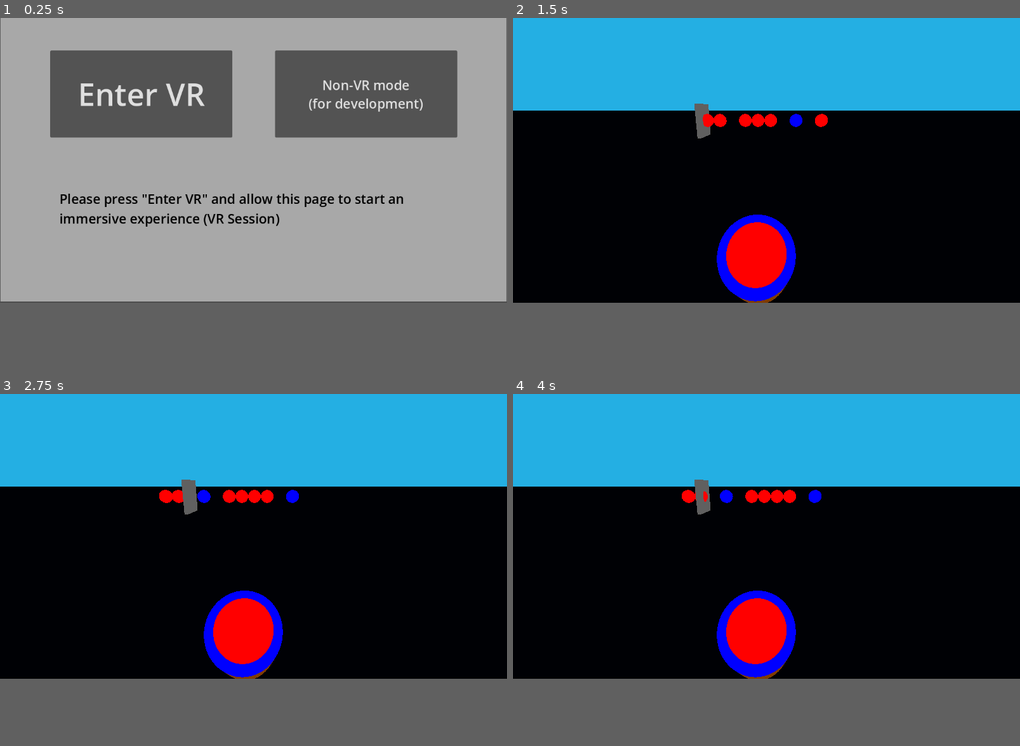
Above: before the commit, frames 1-4 (two rows, left to right).
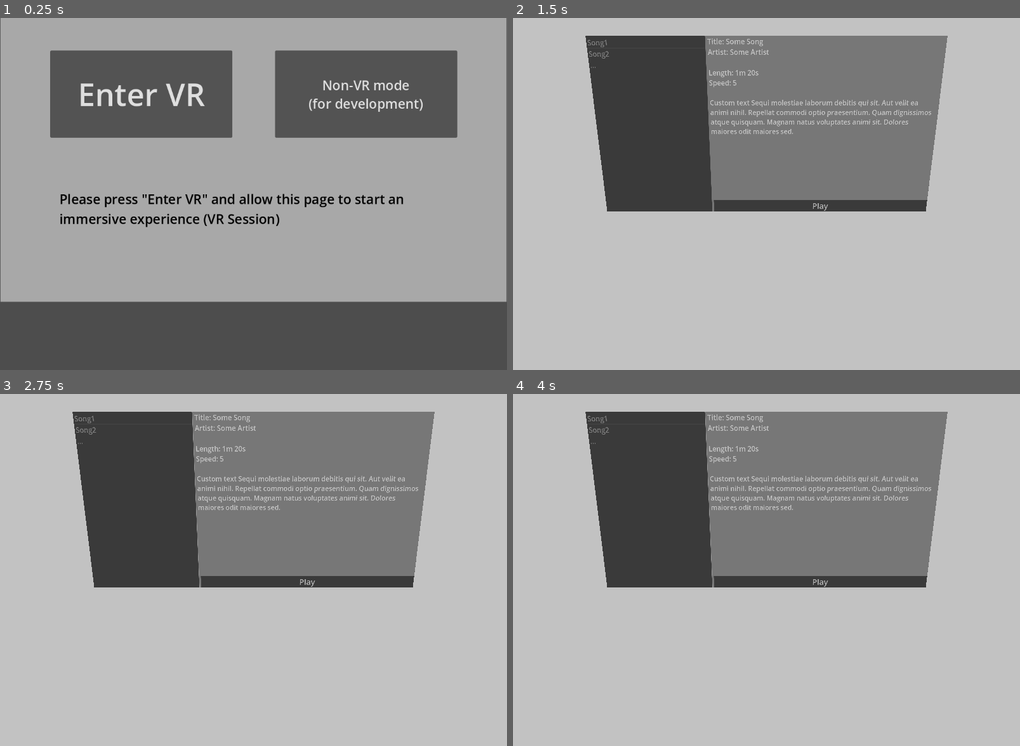
Above: after the commit, the same moments.

Repository: six-two/first-vr-test
Game: Godot game, scene res://menu/main_menu.tscn
Two runs of this game, one before a commit and one after it. Both use one fixed random seed, a clock stepped at 60 frames per second and the inputs below.
Inputs (mouse positions are in pixels of both pictures, inside the frame that each line leads up to):
- Up to frame 1 (0.25 s): no input
- Up to frame 2 (1.5 s): click "Non-VR mode (for development)" at 0.5 s; tap Enter at 1.25 s; move the mouse to (878, 144) at 1.27 s; hold D from 1.28 s (still down); tap F at 1.35 s; click (878, 144) at 1.42 s
- Up to frame 3 (2.75 s): move the mouse to (152, 548) at 2.02 s; release D at 2.03 s; hold S from 2.03 s (still down); tap F at 2.1 s; click (152, 548) at 2.17 s
- Up to frame 4 (4 s): move the mouse to (817, 474) at 2.77 s; release S at 2.78 s; hold D from 2.78 s (still down); tap F at 2.85, 3.6 s; click (817, 474) at 2.92 s; move the mouse to (741, 594) at 3.52 s; click (741, 594) at 3.67 s
In our replay, the window is 799x449 before the commit and 799x555 after it. These sizes can differ from the game's own. Grey fills any space a smaller window leaves; there, only what the larger window draws over its background counts as a difference.

The runs differ from the first frame. In frame 1, 0.9% of the frame differs, in the area x 0-100%, y 18-81%; in frame 2, 81%, in the area x 0-100%, y 0-81%; in frame 3, 81%; in frame 4, 81%.

Commit message:
Added a song selector (dummy) screen

Diff:
--- a/menu/main_menu.gd
+++ b/menu/main_menu.gd
@@ -2,6 +2,7 @@
 extends Node
 
 var webxr_interface
+var taiko_vr_song_menu = preload("res://taiko_vr/menu/song_menu.tscn")
 
 func _ready() -> void:
 	$VRButton.pressed.connect(self._on_button_vr_pressed)
@@ -30,15 +31,17 @@
 func _on_button_flat_pressed() -> void:
 	self.visible = false
 
-	if not has_node("TaikoVR"):
-		var new_scene = load("res://taiko_vr/taiko_xr_main.tscn").instantiate()
-		new_scene.name = "TaikoVR"
-		add_child(new_scene)
+	get_tree().change_scene_to_packed(taiko_vr_song_menu)
 
-		for camera in get_tree().get_nodes_in_group("Camera"):
-			# In non-VR mode, we simulate the perspective of a real player
-			camera.position.y = 1.8 # The average persion is around 1.8m tall
-			camera.rotation_degrees.x = -15 # look slightly down
+	#if not has_node("TaikoVR"):
+		#var new_scene = load("res://taiko_vr/taiko_xr_main.tscn").instantiate()
+		#new_scene.name = "TaikoVR"
+		#add_child(new_scene)
+		#
+		#for camera in get_tree().get_nodes_in_group("Camera"):
+			## In non-VR mode, we simulate the perspective of a real player
+			#camera.position.y = 1.8 # The average persion is around 1.8m tall
+			#camera.rotation_degrees.x = -15 # look slightly down
 
 
 func _on_button_vr_pressed() -> void:
@@ -78,10 +81,7 @@
 	print("Reference space type: " + webxr_interface.reference_space_type)
 
 	# Load the main game scene
-	if not has_node("TaikoVR"):
-		var new_scene = load("res://taiko_vr/taiko_xr_main.tscn").instantiate()
-		new_scene.name = "TaikoVR"
-		add_child(new_scene)
+	get_tree().change_scene_to_packed(taiko_vr_song_menu)
 
 func _webxr_session_ended() -> void:
 	self.visible = true
--- a/project.godot
+++ b/project.godot
@@ -19,6 +19,10 @@
 
 TaikoConst="*res://taiko_vr/constants.gd"
 
+[display]
+
+window/size/viewport_height=800
+
 [dotnet]
 
 project/assembly_name="First VR test"
--- /dev/null
+++ b/taiko_vr/assets/center_material.tres
@@ -0,0 +1,3 @@
+[gd_resource type="StandardMaterial3D" format=3 uid="uid://v5n2q7aqfx6d"]
+
+[resource]
--- /dev/null
+++ b/taiko_vr/assets/edge_material.tres
@@ -0,0 +1,5 @@
+[gd_resource type="StandardMaterial3D" format=3 uid="uid://divqa3crmqk7d"]
+
+[resource]
+shading_mode = 0
+albedo_color = Color(0, 0, 1, 1)
--- /dev/null
+++ b/taiko_vr/change_controller_color_listener.gd
@@ -0,0 +1,26 @@
+extends Node
+
+static var center_material = preload("res://taiko_vr/assets/center_material.tres")
+static var edge_material = preload("res://taiko_vr/assets/edge_material.tres")
+
+func init(drumb):
+	drumb.connect("drumb_center_hit", self._on_drumb_center_hit)
+	drumb.connect("drumb_edge_hit", self._on_drumb_edge_hit)
+	drumb.connect("drumb_exited", self._on_drumb_exited)
+
+func update_mesh_color(body : Area3D, new_material : Material) -> void:
+	var mesh = body.get_node("../MeshInstance3D")
+	if mesh:
+		mesh.material_override = new_material
+
+func _on_drumb_center_hit(body : Area3D):
+	#print("Center")
+	update_mesh_color(body, center_material)
+
+func _on_drumb_edge_hit(body):
+	#print("Edge")
+	update_mesh_color(body, edge_material)
+
+func _on_drumb_exited(body):
+	#print("Exited")
+	update_mesh_color(body, null)
--- a/taiko_vr/drumb.tscn
+++ b/taiko_vr/drumb.tscn
@@ -1,6 +1,8 @@
 [gd_scene load_steps=10 format=3 uid="uid://bo6t1gw5eket4"]
 
 [ext_resource type="Script" uid="uid://qiwsebo5cwpv" path="res://taiko_vr/drumb_events.gd" id="1_mcgeg"]
+[ext_resource type="Material" uid="uid://divqa3crmqk7d" path="res://taiko_vr/assets/edge_material.tres" id="2_328qm"]
+[ext_resource type="Material" uid="uid://v5n2q7aqfx6d" path="res://taiko_vr/assets/center_material.tres" id="3_r4x0l"]
 
 [sub_resource type="StandardMaterial3D" id="StandardMaterial3D_2obr2"]
 shading_mode = 0
@@ -12,13 +14,8 @@
 bottom_radius = 0.3
 height = 0.5
 
-[sub_resource type="StandardMaterial3D" id="StandardMaterial3D_mcgeg"]
-render_priority = -1
-shading_mode = 0
-albedo_color = Color(0, 0, 1, 1)
-
 [sub_resource type="CylinderMesh" id="CylinderMesh_0dg4t"]
-material = SubResource("StandardMaterial3D_mcgeg")
+material = ExtResource("2_328qm")
 top_radius = 0.3
 bottom_radius = 0.3
 height = 0.05
@@ -27,12 +24,8 @@
 height = 0.05
 radius = 0.3
 
-[sub_resource type="StandardMaterial3D" id="StandardMaterial3D_0dg4t"]
-shading_mode = 0
-albedo_color = Color(1, 0, 0, 1)
-
 [sub_resource type="CylinderMesh" id="CylinderMesh_oi1fg"]
-material = SubResource("StandardMaterial3D_0dg4t")
+material = ExtResource("3_r4x0l")
 top_radius = 0.23
 bottom_radius = 0.23
 height = 0.05
--- /dev/null
+++ b/taiko_vr/menu/menu_environment.tres
@@ -0,0 +1,5 @@
+[gd_resource type="Environment" format=3 uid="uid://b2nnm2yjt4f5v"]
+
+[resource]
+background_mode = 1
+background_color = Color(0.760297, 0.760297, 0.760297, 1)
--- /dev/null
+++ b/taiko_vr/menu/menu_theme.tres
@@ -0,0 +1,5 @@
+[gd_resource type="Theme" format=3 uid="uid://bpaigbsplgsv8"]
+
+[resource]
+default_base_scale = 5.0
+default_font_size = 40
--- /dev/null
+++ b/taiko_vr/menu/song_menu.gd
@@ -0,0 +1,71 @@
+extends Node3D
+
+func _ready():
+	var mat = StandardMaterial3D.new()
+	mat.albedo_texture = $SubViewport.get_texture()
+	$MenuScreen.material_override = mat
+	$MenuScreen/Area3D.add_to_group("menu_screen")
+
+#func _unhandled_input(event):
+	#if event is InputEventMouseButton and event.pressed:
+		#var from = $XROrigin3D/VrCamera.project_ray_origin(event.position)
+		#var to = from + $XROrigin3D/VrCamera.project_ray_normal(event.position) * 1000
+		#var space_state = get_world_3d().direct_space_state
+		#var ray = PhysicsRayQueryParameters3D(from, to)
+		#var result = space_state.intersect_ray(ray)
+#
+		#if result and result.collider == $MenuScreen:
+			#_handle_click_on_ui(result.position)
+
+func _unhandled_input(event):
+	if event is InputEventMouseButton and event.pressed:
+		print("Mouse clicked")
+		# Get the ray start and direction from the camera
+		var ray_origin = $XROrigin3D/VrCamera.project_ray_origin(event.position)
+		var ray_direction = $XROrigin3D/VrCamera.project_ray_normal(event.position)
+
+		# Set up the PhysicsRayQueryParameters3D
+		var ray_parameters = PhysicsRayQueryParameters3D.new()
+		ray_parameters.from = ray_origin
+		ray_parameters.to = ray_origin + ray_direction * 1000  # Adjust ray length here
+		ray_parameters.collide_with_areas = true  # Or false, depending on what you want to hit
+		ray_parameters.collide_with_bodies = true
+		ray_parameters.exclude = []  # Add any nodes you want to exclude from the raycast
+
+		# Perform the raycast
+		var result = get_world_3d().direct_space_state.intersect_ray(ray_parameters)
+
+		# If the ray hits something, print out what it hit
+		if result:
+			var collider = result.collider
+			print("Ray hit: ", collider)
+			if collider and collider.is_in_group("menu_screen"):  # Assuming you grouped your UI elements
+				print("UI element clicked: ", collider.name)
+				print("pos: ", result.position)
+				handle_click_on_ui(result.position)
+
+
+func handle_click_on_ui(world_pos: Vector3):
+	var local_pos = $MenuScreen.to_local(world_pos)
+
+	var mesh_size = Vector2(10.0, 5.0)  # size of the QuadMesh
+	var uv_x = (local_pos.x / mesh_size.x) + 0.5
+	var uv_y = -(local_pos.y / mesh_size.y) + 0.5  # Y is flipped
+
+	var viewport_size = Vector2($SubViewport.size)
+	var click_pos = Vector2(uv_x, uv_y) * viewport_size
+
+	# Simulate the mouse click
+	var viewport = $SubViewport
+	var click_event = InputEventMouseButton.new()
+	click_event.button_index = MOUSE_BUTTON_LEFT
+	click_event.pressed = true
+	click_event.position = click_pos
+	viewport.push_input(click_event)
+
+	# Simulate release
+	var release_event = InputEventMouseButton.new()
+	release_event.button_index = MOUSE_BUTTON_LEFT
+	release_event.pressed = false
+	release_event.position = click_pos
+	viewport.push_input(release_event)
--- /dev/null
+++ b/taiko_vr/menu/song_menu.tscn
@@ -0,0 +1,44 @@
+[gd_scene load_steps=9 format=3 uid="uid://c21ry5kp12e2h"]
+
+[ext_resource type="Script" uid="uid://1myeegx0xyw" path="res://taiko_vr/menu/song_menu.gd" id="1_a741p"]
+[ext_resource type="Environment" uid="uid://b2nnm2yjt4f5v" path="res://taiko_vr/menu/menu_environment.tres" id="1_nurl8"]
+[ext_resource type="PackedScene" uid="uid://c48gap7hpf2o1" path="res://taiko_vr/menu/song_menu_2d.tscn" id="2_4vbcf"]
+[ext_resource type="PackedScene" uid="uid://cpfv4fuufyy8c" path="res://vr_controls/vr_camera.tscn" id="2_77ehc"]
+
+[sub_resource type="ViewportTexture" id="ViewportTexture_4vbcf"]
+viewport_path = NodePath("SubViewport")
+
+[sub_resource type="StandardMaterial3D" id="StandardMaterial3D_a741p"]
+resource_local_to_scene = true
+albedo_texture = SubResource("ViewportTexture_4vbcf")
+
+[sub_resource type="QuadMesh" id="QuadMesh_n4jhw"]
+material = SubResource("StandardMaterial3D_a741p")
+size = Vector2(10, 5)
+
+[sub_resource type="BoxShape3D" id="BoxShape3D_a741p"]
+size = Vector3(10, 5, 0.01)
+
+[node name="SongMenu" type="Node3D"]
+script = ExtResource("1_a741p")
+
+[node name="WorldEnvironment" type="WorldEnvironment" parent="."]
+environment = ExtResource("1_nurl8")
+
+[node name="SubViewport" type="SubViewport" parent="."]
+size = Vector2i(2048, 1024)
+
+[node name="SongMenu2d" parent="SubViewport" instance=ExtResource("2_4vbcf")]
+
+[node name="XROrigin3D" type="XROrigin3D" parent="."]
+
+[node name="VrCamera" parent="XROrigin3D" instance=ExtResource("2_77ehc")]
+
+[node name="MenuScreen" type="MeshInstance3D" parent="."]
+transform = Transform3D(1, 0, 0, 0, 1, 0, 0, 0, 1, 0, 2.5, -7)
+mesh = SubResource("QuadMesh_n4jhw")
+
+[node name="Area3D" type="Area3D" parent="MenuScreen"]
+
+[node name="CollisionShape3D" type="CollisionShape3D" parent="MenuScreen/Area3D"]
+shape = SubResource("BoxShape3D_a741p")
--- /dev/null
+++ b/taiko_vr/menu/song_menu_2d.gd
@@ -0,0 +1,9 @@
+extends PanelContainer
+
+var taiko_vr_play = preload("res://taiko_vr/taiko_xr_main.tscn")
+
+func _ready() -> void:
+	$SplitContainer/VBoxContainer/PlayButton.pressed.connect(self._on_button_play_pressed)
+
+func _on_button_play_pressed():
+	get_tree().change_scene_to_packed(taiko_vr_play)
--- /dev/null
+++ b/taiko_vr/menu/song_menu_2d.tscn
@@ -0,0 +1,51 @@
+[gd_scene load_steps=3 format=3 uid="uid://c48gap7hpf2o1"]
+
+[ext_resource type="Script" uid="uid://cliho3rgd8av4" path="res://taiko_vr/menu/song_menu_2d.gd" id="1_7eipn"]
+[ext_resource type="Theme" uid="uid://bpaigbsplgsv8" path="res://taiko_vr/menu/menu_theme.tres" id="1_qvm2e"]
+
+[node name="PanelContainer" type="PanelContainer"]
+anchors_preset = 15
+anchor_right = 1.0
+anchor_bottom = 1.0
+grow_horizontal = 2
+grow_vertical = 2
+script = ExtResource("1_7eipn")
+
+[node name="ColorRect" type="ColorRect" parent="."]
+layout_mode = 2
+color = Color(0.619489, 0.619489, 0.619489, 1)
+
+[node name="SplitContainer" type="SplitContainer" parent="."]
+layout_mode = 2
+
+[node name="ItemList" type="ItemList" parent="SplitContainer"]
+layout_direction = 2
+layout_mode = 2
+size_flags_horizontal = 3
+theme = ExtResource("1_qvm2e")
+item_count = 3
+item_0/text = "Song1"
+item_1/text = "Song2"
+item_2/text = "..."
+
+[node name="VBoxContainer" type="VBoxContainer" parent="SplitContainer"]
+layout_mode = 2
+size_flags_horizontal = 3
+size_flags_stretch_ratio = 2.0
+
+[node name="RichTextLabel" type="RichTextLabel" parent="SplitContainer/VBoxContainer"]
+layout_mode = 2
+size_flags_vertical = 3
+theme = ExtResource("1_qvm2e")
+text = "Title: Some Song
+Artist: Some Artist
+
+Length: 1m 20s
+Speed: 5
+
+Custom text Sequi molestiae laborum debitis qui sit. Aut velit ea animi nihil. Repellat commodi optio praesentium. Quam dignissimos atque quisquam. Magnam natus voluptates animi sit. Dolores maiores odit maiores sed."
+
+[node name="PlayButton" type="Button" parent="SplitContainer/VBoxContainer"]
+layout_mode = 2
+theme_override_font_sizes/font_size = 50
+text = "Play"
--- a/taiko_vr/taiko_xr_main.gd
+++ b/taiko_vr/taiko_xr_main.gd
@@ -1,24 +1,12 @@
 extends Node
 
-var center_hit_material : Material
-var edge_hit_material : Material
-var normal_material : Material
 var mapping_mode : bool = false
 
 func _ready():
 	print("TaikoXR ready")
 	var drumb = $Drumb/Head
-	drumb.connect("drumb_center_hit", self._on_drumb_center_hit)
-	drumb.connect("drumb_edge_hit", self._on_drumb_edge_hit)
-	drumb.connect("drumb_exited", self._on_drumb_exited)
-
-	center_hit_material = StandardMaterial3D.new()
-	center_hit_material.albedo_color = Color(1, 0, 0)
-	center_hit_material.shading_mode = BaseMaterial3D.SHADING_MODE_UNSHADED
-
-	edge_hit_material = StandardMaterial3D.new()
-	edge_hit_material.albedo_color = Color(0, 0, 1)
-	edge_hit_material.shading_mode = BaseMaterial3D.SHADING_MODE_UNSHADED
+	var script = load("res://taiko_vr/change_controller_color_listener.gd").new()
+	script.init(drumb)
 
 	$AudioStreamPlayer.play()
 
@@ -44,20 +32,3 @@
 
 func _on_note_perfect():
 	print("Note: Perfect")
-
-func update_mesh_color(body : Area3D, new_material : Material) -> void:
-	var mesh = body.get_node("../MeshInstance3D")
-	if mesh:
-		mesh.material_override = new_material
-
-func _on_drumb_center_hit(body : Area3D):
-	#print("Center")
-	update_mesh_color(body, center_hit_material)
-
-func _on_drumb_edge_hit(body):
-	#print("Edge")
-	update_mesh_color(body, edge_hit_material)
-
-func _on_drumb_exited(body):
-	#print("Exited")
-	update_mesh_color(body, null)
--- /dev/null
+++ b/vr_controls/vr_camera.gd
@@ -0,0 +1,11 @@
+extends XRCamera3D
+
+func _ready() -> void:
+	var viewport = get_viewport()
+	if viewport and viewport.use_xr:
+		# VR mode: do nothing for now
+		pass
+	else:
+		# Flatscreen mode: simulate viewport of normal person in VR
+		position.y = 1.8 # The average persion is around 1.8m tall
+		rotation_degrees.x = -10 # look slightly down
--- /dev/null
+++ b/vr_controls/vr_camera.tscn
@@ -0,0 +1,6 @@
+[gd_scene load_steps=2 format=3 uid="uid://cpfv4fuufyy8c"]
+
+[ext_resource type="Script" uid="uid://c8j0njulhjbrv" path="res://vr_controls/vr_camera.gd" id="1_52jpu"]
+
+[node name="VrCamera" type="XRCamera3D"]
+script = ExtResource("1_52jpu")
Not shown, added: taiko_vr/change_controller_color_listener.gd.uid
Not shown, added: taiko_vr/menu/song_menu.gd.uid
Not shown, added: taiko_vr/menu/song_menu_2d.gd.uid
Not shown, added: vr_controls/vr_camera.gd.uid
